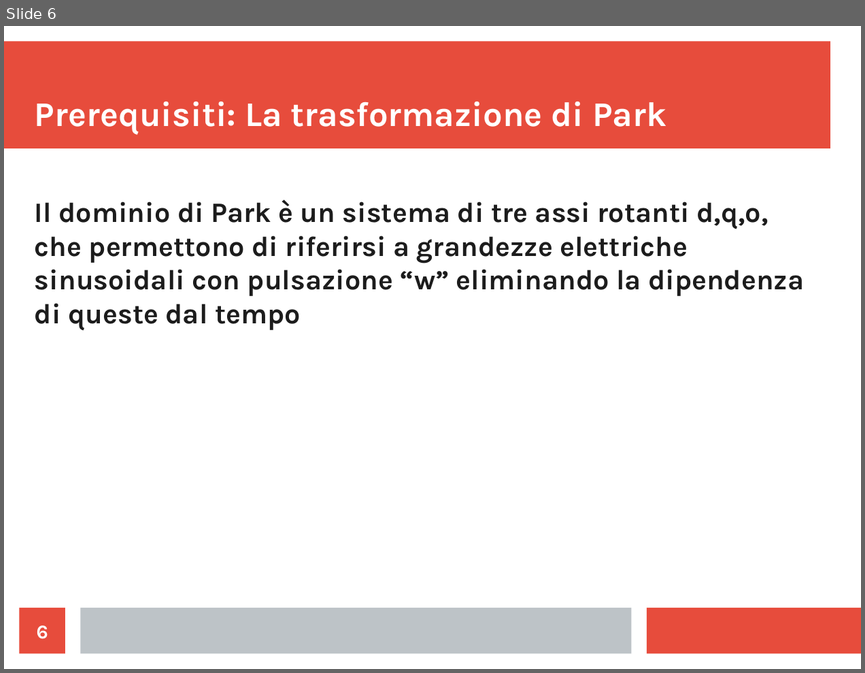
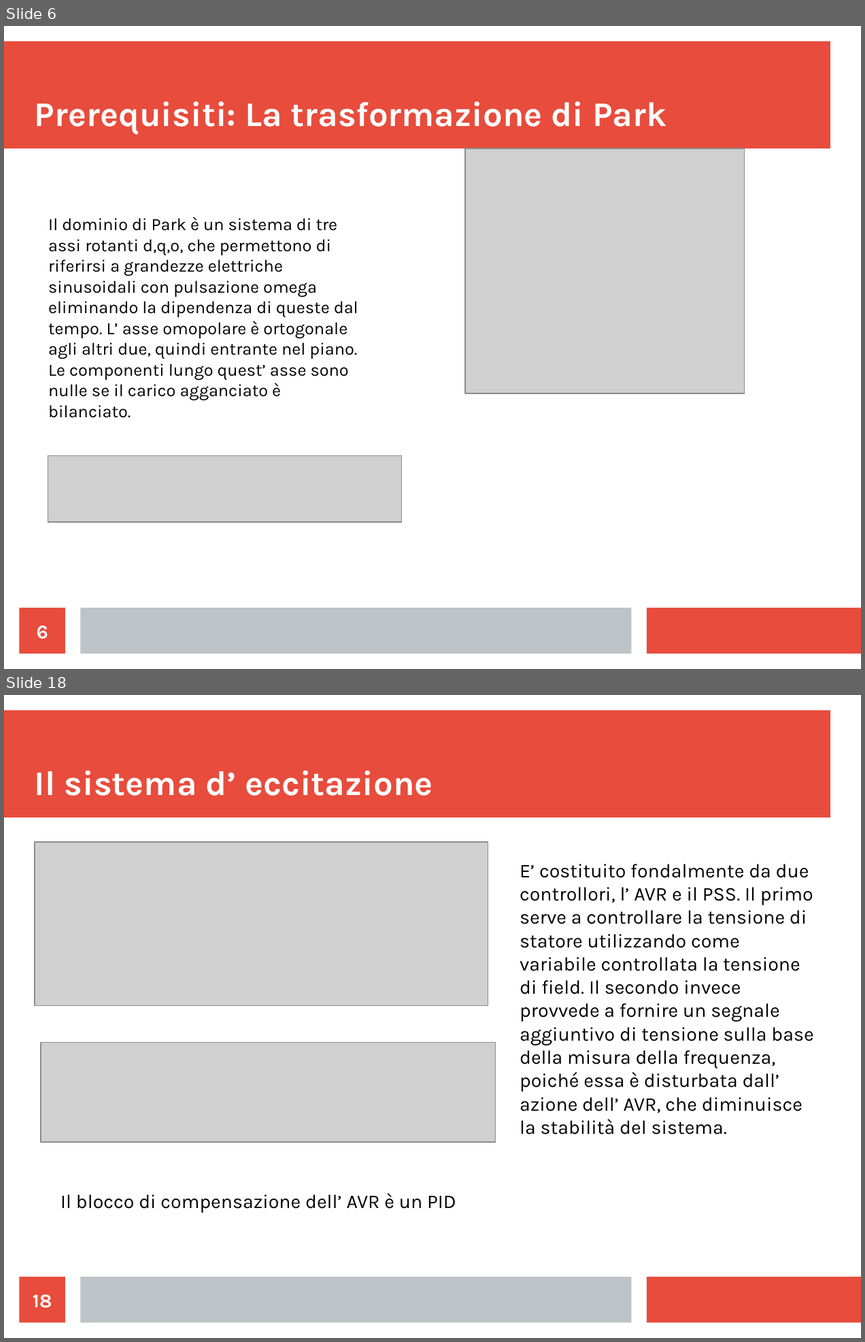
Before and after one commit to LeonardoSalustri/Tesi, a slide deck: Formule_presentazione/Presentazione.odp. Shown one above the other, each under a label of ours: slide 6 before the commit, slides 6 and 18 after it; the slides between them are not shown. The pictures are 865x673 and 865x1342 pixels, drawn with LibreOffice and Linux fonts; fonts in the diff are those of the drawing; grey boxes stand for pictures. Boxes give left, top, right and bottom in pixels: in the first picture for what was removed or moved away, otherwise in the second. Text is boxed around its words. In the diff, an @@ line names an element or a change of style, - is before the commit and + after.

```diff
--- a/Formule_presentazione/Presentazione.odp
+++ b/Formule_presentazione/Presentazione.odp
@@ slide 18 added at <box>4,695,861,1338</box>, background #FFFFFF; not listed: 3 template elements that a slide beside it also shows @@
@@ title added at <box>35,770,432,796</box>, 32 pt, text #FFFFFF, bold @@
+Il sistema d’ eccitazione
@@ picture added at <box>35,842,487,1005</box> @@
@@ text added at <box>519,864,813,1134</box>, 18 pt, text #000000 @@
+E’ costituito fondalmente da due controllori, l’ AVR e il PSS. Il primo serve a controllare la tensione di statore utilizzando come variabile controllata la tensione di field. Il secondo invece provvede a fornire un segnale aggiuntivo di tensione sulla base della misura della frequenza, poiché essa è disturbata dall’ azione dell’ AVR, che diminuisce la stabilità del sistema.
@@ picture added at <box>41,1042,496,1142</box> @@
@@ text added at <box>60,1193,456,1212</box>, 18 pt, text #000000 @@
+Il blocco di compensazione dell’ AVR è un PID
@@ page number added at <box>20,1276,65,1323</box>, fill #E74C3C, 18 pt, text #FFFFFF, bold @@
+18
@@ slide 6 changed as well @@
@@ picture added at <box>465,148,745,393</box> @@
@@ text at <box>48,216,358,418</box>: text changed; size 26 to 16 pt; text colour #1C1C1C to #000000; bold off @@
-Il dominio di Park è un sistema di tre assi rotanti d,q,o, che permettono di riferirsi a grandezze elettriche sinusoidali con pulsazione “w” eliminando la dipendenza di queste dal tempo
+Il dominio di Park è un sistema di tre assi rotanti d,q,o, che permettono di riferirsi a grandezze elettriche sinusoidali con pulsazione omega eliminando la dipendenza di queste dal tempo. L’ asse omopolare è ortogonale agli altri due, quindi entrante nel piano. Le componenti lungo quest’ asse sono nulle se il carico agganciato è bilanciato.
@@ picture added at <box>48,455,402,521</box> @@
```
Also in this commit, not shown: 3 other slides changed, 28 other slides added, 50 other files.
